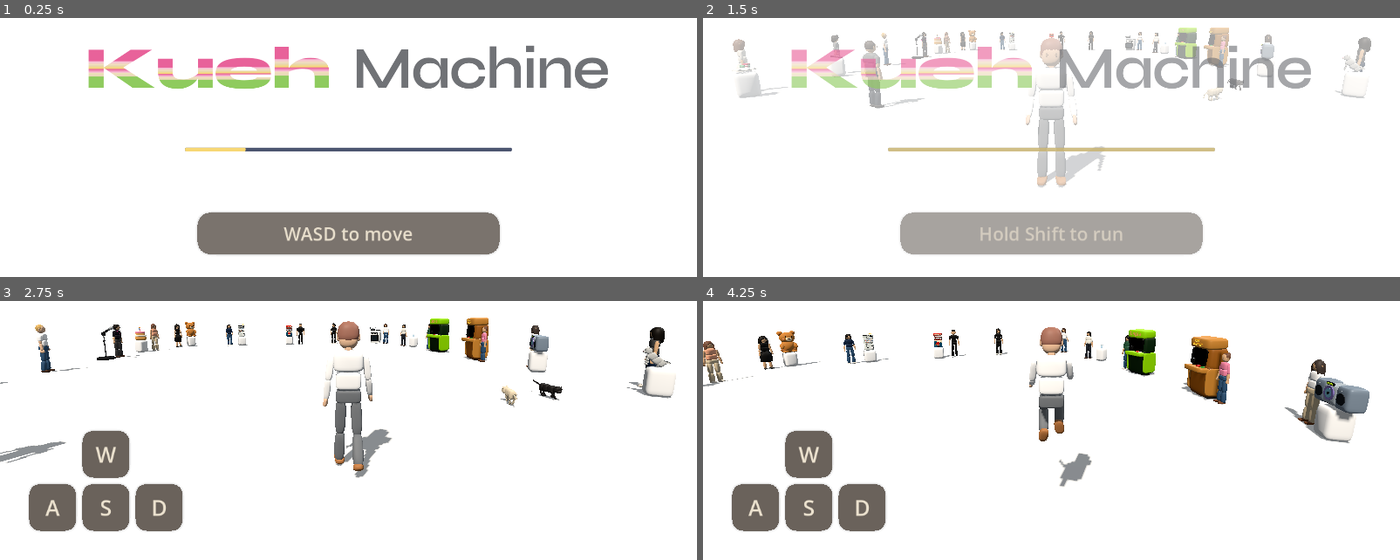
Above: before the commit, frames 1-4 (two rows, left to right).
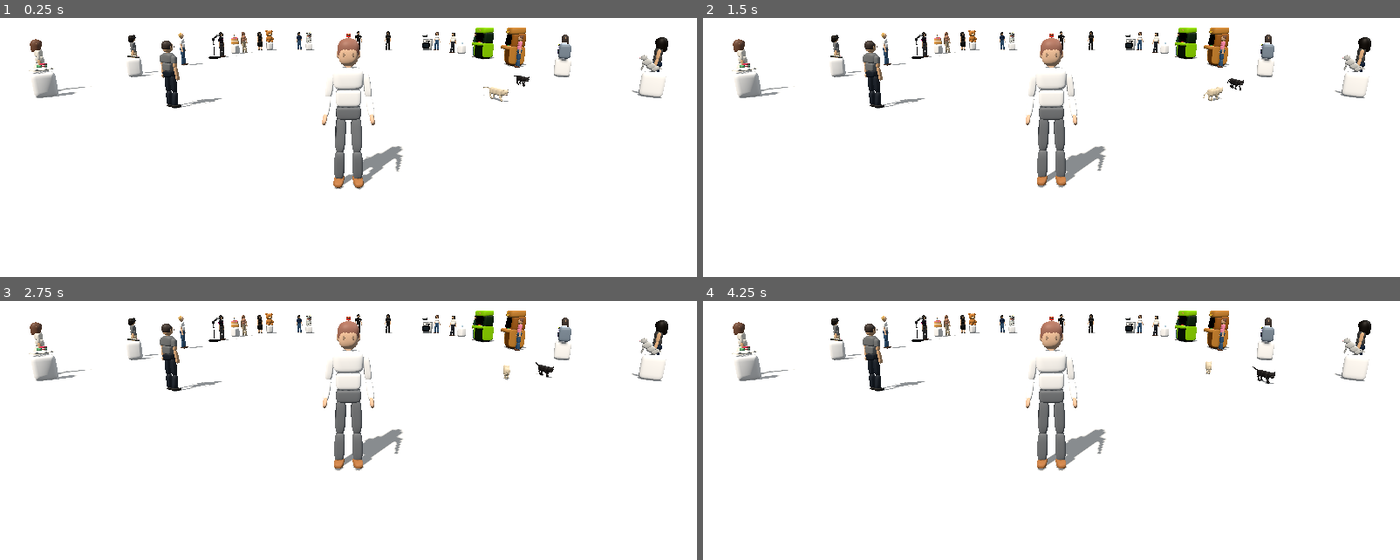
Above: after the commit, the same moments.

Repository: PizzaPocket/kueh-machine
Game: Godot game, scene res://main.tscn
The game is run twice, just before and just after one commit, with the same random seed, the same clock (stepped at 60 frames per second) and the same inputs.
Inputs (mouse positions are in pixels of both pictures, inside the frame that each line leads up to):
- Up to frame 1 (0.25 s): no input
- Up to frame 2 (1.5 s): tap Enter at 0.5 s; move the mouse to (1086, 80) at 0.52 s; hold F (interact) 0.53-1.28 s; hold W (move_forward) from 0.53 s (still down); click (1086, 80) at 0.67 s; tap Space (jump) at 0.77, 1.25 s; tap Shift (run) at 0.8, 1.35 s; move the mouse to (1016, 82) at 1.27 s; click (1016, 82) at 1.42 s
- Up to frame 3 (2.75 s): keep holding W (move_forward); tap Space (jump) at 1.52 s; tap F (interact) at 1.55 s; move the mouse to (362, 357) at 2.02 s; hold F (interact) from 2.03 s (still down); click (362, 357) at 2.17 s; tap Shift (run) at 2.3 s
- Up to frame 4 (4.25 s): keep holding W (move_forward); move the mouse to (1044, 370) at 2.77 s; release F (interact) at 2.78 s; tap Shift (run) at 2.85, 3.8 s; click (1044, 370) at 2.92 s; tap Space (jump) at 3.02, 3.77 s; tap F (interact) at 3.05 s; move the mouse to (1100, 368) at 3.52 s; hold F (interact) from 3.53 s (still down); click (1100, 368) at 3.67 s

The runs differ from the first frame. In frame 1, 18% of the frame differs, in the area x 4-96%, y 3-92%; in frame 2, 17%; in frame 3, 12%; in frame 4, 16%.
Error after the commit: Parse Error: Cannot infer the type of "pressed" variable because the value doesn't have a set type. (res://scripts/hub_ui.gd:200)

Commit message:
Recompile the Hub — picks up the /<slug>/ NPC link fix and other updates
Rebuild of machines/hub/'s web export (index.html/index.pck) against
the current godot/hub/ source, so the NPC link fix from the previous
commit (every _person() call now links "/<slug>/" instead of
"/machines/<slug>/") actually reaches the deployed game instead of
sitting unbuilt in source.

Also picks up unrelated script changes already in the working tree:
Mei Jun's wok raised further out of its mould (display_builder.gd —
was still reading as a filled/flat surface at the previous height),
and touch-drag look controls for mobile (hub_player.gd, alongside
hub_ui.gd/dialog_ui.gd's own touch-input work).

Co-Authored-By: Claude Sonnet 5 <noreply@anthropic.com>

Diff:
--- a/godot/hub/scripts/dialog_ui.gd
+++ b/godot/hub/scripts/dialog_ui.gd
@@ -14,6 +14,17 @@
 # 6.0, not the original 3.5 -- per direct correction, villager lines were
 # disappearing before there was time to actually read them.
 const AUTO_DISMISS_TIME := 6.0
+
+## Godot has no declarative CSS-style media query, but the equivalent is this
+## straightforward: check the viewport's own width at runtime (and again on
+## every resize/orientation change) and branch the layout on it. Below this
+## width the NPC line panel (anchored at 0.5, 0.90 -- centered, near the
+## bottom) and the response panel (anchored to the bottom-right corner) sit
+## close enough vertically, on a narrow/portrait viewport, to overlap; above
+## it there's enough spare width for both side by side as originally tuned.
+const MOBILE_BREAKPOINT_WIDTH := 700.0
+const NPC_PANEL_ANCHOR_V_DESKTOP := 0.90
+const NPC_PANEL_ANCHOR_V_MOBILE := 0.60
 
 var _panel: PanelContainer
 var _speaker_label: Label
@@ -37,6 +48,8 @@
 func _ready() -> void:
 	layer = 30
 	_build_ui()
+	get_viewport().size_changed.connect(_update_responsive_layout)
+	_update_responsive_layout()
 
 
 func _build_ui() -> void:
@@ -54,7 +67,10 @@
 	# clear of the center while still growing upward, safely, as its own
 	# content requires. Lowered another 15% of the viewport so speech sits in
 	# the intended lower-screen caption zone without altering its scale.
-	UIKit.anchor_to_edge(_panel, 0.5, 0.90, 0.0, 0.0)
+	# The vertical anchor itself is finalized by _update_responsive_layout()
+	# right after _build_ui() returns (see _ready()) -- this call just gives
+	# the panel a valid anchor/offset/grow setup before then.
+	UIKit.anchor_to_edge(_panel, 0.5, NPC_PANEL_ANCHOR_V_DESKTOP, 0.0, 0.0)
 	_panel.visible = false
 	add_child(_panel)
 
@@ -103,6 +119,17 @@
 	_response_list = VBoxContainer.new()
 	_response_list.add_theme_constant_override("separation", UITheme.SPACE_XS)
 	vbox.add_child(_response_list)
+
+
+## The actual "breakpoint": re-anchors just the NPC line panel's vertical
+## position based on the live viewport width, leaving its horizontal
+## centering and the response panel's own bottom-right anchor untouched in
+## both cases. Only the NPC panel needs to move -- it's the one anchored
+## into the same vertical band the response panel already occupies.
+func _update_responsive_layout() -> void:
+	var is_mobile := get_viewport().get_visible_rect().size.x < MOBILE_BREAKPOINT_WIDTH
+	var target_v := NPC_PANEL_ANCHOR_V_MOBILE if is_mobile else NPC_PANEL_ANCHOR_V_DESKTOP
+	UIKit.anchor_to_edge(_panel, 0.5, target_v, 0.0, 0.0)
 
 
 func _process(delta: float) -> void:
--- a/godot/hub/scripts/display_builder.gd
+++ b/godot/hub/scripts/display_builder.gd
@@ -858,13 +858,13 @@
 	wok.mesh = wok_mesh
 	wok.material_override = wok_material
 	wok.scale = Vector3(0.72, 0.30, 0.72)
-	wok.position = active_burner + Vector3(0, 0.25, 0)
+	wok.position = active_burner + Vector3(0, 0.39, 0)
 	wok.rotation.x = PI
 	root.add_child(wok)
 	var wok_rim_mesh := TorusMesh.new()
 	wok_rim_mesh.inner_radius = 0.335
 	wok_rim_mesh.outer_radius = 0.365
-	_mesh(root, wok_rim_mesh, steel, active_burner + Vector3(0, 0.25, 0), "WokRolledRim", 0.78, 0.28)
+	_mesh(root, wok_rim_mesh, steel, active_burner + Vector3(0, 0.39, 0), "WokRolledRim", 0.78, 0.28)
 	# Each side grip is a raised metal loop in the YZ plane. Its lower arc sinks
 	# into the rolled rim, producing two visible attachment points instead of a
 	# disconnected stick projecting from the bowl. Per direct correction: the
@@ -879,7 +879,7 @@
 		handle_mesh.outer_radius = 0.102
 		handle_mesh.rings = 20
 		handle_mesh.ring_segments = 10
-		var handle := _mesh(root, handle_mesh, steel, active_burner + Vector3(handle_side * 0.35, 0.31, 0), "WokLoopHandle", 0.76, 0.30)
+		var handle := _mesh(root, handle_mesh, steel, active_burner + Vector3(handle_side * 0.35, 0.45, 0), "WokLoopHandle", 0.76, 0.30)
 		# Base PI*0.5 stands the loop up into the YZ plane; the extra
 		# handle_side term (mirrored per side) then leans its top further
 		# outward, away from the wok's own center, rather than both loops
--- a/godot/hub/scripts/hub_player.gd
+++ b/godot/hub/scripts/hub_player.gd
@@ -105,6 +105,15 @@
 	if event is InputEventMouseMotion and Input.mouse_mode == Input.MOUSE_MODE_CAPTURED and not input_locked:
 		_yaw -= event.relative.x * MOUSE_SENSITIVITY
 		_pitch = clampf(_pitch - event.relative.y * MOUSE_SENSITIVITY, -0.85, 0.42)
+	# Touch has no pointer-lock/mouse_mode concept -- a drag reaches here at
+	# all only because hub_ui.gd's own _input() already consumed (and marked
+	# handled) any drag that started on one of the WASD touch buttons, so
+	# anything arriving here as unhandled genuinely started elsewhere on
+	# screen and is meant as a look gesture, same as mouse motion above.
+	if event is InputEventScreenDrag and not input_locked:
+		var drag := event as InputEventScreenDrag
+		_yaw -= drag.relative.x * MOUSE_SENSITIVITY
+		_pitch = clampf(_pitch - drag.relative.y * MOUSE_SENSITIVITY, -0.85, 0.42)
 	if event.is_action_pressed("interact") and not input_locked:
 		interact_requested.emit()
 
--- a/godot/hub/scripts/hub_ui.gd
+++ b/godot/hub/scripts/hub_ui.gd
@@ -14,6 +14,23 @@
 var _tip_index := 0
 var _tip_elapsed := 0.0
 var _loading_elapsed := 0.0
+# Doubles the WASD hint as real touch controls, per direct instruction: the
+# hint should only disappear on an actual keyboard press (see
+# _unhandled_input's own InputEventKey check below, left untouched), so a
+# touch/mouse user gets persistent on-screen movement buttons instead of
+# ever losing them. Maps each key Control to the movement action it drives.
+var _key_actions: Dictionary = {}
+# Which pointer (a real touch's own event.index, or MOUSE_TOUCH_INDEX for a
+# mouse button) currently "owns" which key Control -- lets a drag slide
+# between adjacent keys (e.g. W -> D for a diagonal) update the pressed
+# action instead of only ever supporting a single static tap.
+var _active_touches: Dictionary = {}
+const MOUSE_TOUCH_INDEX := -1
+# _prompt's own designed width on a normal desktop viewport; _update_prompt_
+# width() below never grows it past this, only shrinks it to fit a narrower
+# screen.
+const PROMPT_WIDTH_DESKTOP := 900.0
+const PROMPT_SIDE_MARGIN := 32.0
 var _tips := [
 	"WASD to move",
 	"Hold Shift to run",
@@ -27,6 +44,8 @@
 	_build_loading()
 	_build_prompt()
 	_build_movement_hint()
+	get_viewport().size_changed.connect(_update_prompt_width)
+	_update_prompt_width()
 
 func _process(delta: float) -> void:
 	if _loading.visible:
@@ -157,11 +176,44 @@
 	_prompt = UIKit.backed_readout("Talk (F)", UITheme.TEXT_PRIMARY, UITheme.FONT_BUTTON)
 	_prompt.name = "InteractionPrompt"
 	_prompt.theme = UITheme.get_theme()
-	_prompt.custom_minimum_size = Vector2(900, 0)
-	_prompt.mouse_filter = Control.MOUSE_FILTER_IGNORE
+	_prompt.custom_minimum_size = Vector2(PROMPT_WIDTH_DESKTOP, 0)
+	# backed_readout() is a plain (non-interactive by design -- it also backs
+	# passive HUD stat displays elsewhere) PanelContainer; STOP here plus the
+	# gui_input connection below is what turns THIS particular instance into
+	# a real tappable control, since a touch/mouse user has no physical F key
+	# to press instead.
+	_prompt.mouse_filter = Control.MOUSE_FILTER_STOP
+	_prompt.gui_input.connect(_on_prompt_gui_input)
 	UIKit.anchor_to_edge(_prompt, 0.5, 1.0, 0.0, UITheme.SPACE_XL * 2)
 	_prompt.visible = false
 	add_child(_prompt)
+
+## Fires the same "interact" action a physical F key press would, via a real
+## InputEventAction parsed through the normal input pipeline -- hub_player.gd
+## and dialog_ui.gd both key off event.is_action_pressed("interact") in their
+## own _unhandled_input, an event-driven check that Input.action_press()
+## alone does NOT satisfy (that only updates polling state like
+## is_action_pressed(), the mechanism the WASD movement buttons above rely
+## on instead -- interact needs the actual event).
+func _on_prompt_gui_input(event: InputEvent) -> void:
+	var pressed := (
+		(event is InputEventMouseButton and event.pressed and event.button_index == MOUSE_BUTTON_LEFT)
+		or (event is InputEventScreenTouch and event.pressed)
+	)
+	if not pressed:
+		return
+	var action_event := InputEventAction.new()
+	action_event.action = "interact"
+	action_event.pressed = true
+	Input.parse_input_event(action_event)
+	get_viewport().set_input_as_handled()
+
+## _prompt's width never grows past PROMPT_WIDTH_DESKTOP, only shrinks to
+## fit a viewport narrower than that (plus side margins) -- so it's already
+## the right width on a normal desktop window and never overflows a phone's.
+func _update_prompt_width() -> void:
+	var viewport_width := get_viewport().get_visible_rect().size.x
+	_prompt.custom_minimum_size.x = minf(PROMPT_WIDTH_DESKTOP, viewport_width - PROMPT_SIDE_MARGIN * 2.0)
 
 func _build_movement_hint() -> void:
 	_movement_hint = VBoxContainer.new()
@@ -175,23 +227,34 @@
 
 	# A full three-key row establishes the alignment width; CenterContainer
 	# then places W directly over S, matching the physical keyboard cluster.
+	# top_row/bottom_row themselves stay MOUSE_FILTER_IGNORE (pure layout
+	# boxes) -- only the individual key panels need to receive input.
 	var top_row := CenterContainer.new()
 	top_row.custom_minimum_size.x = 254
 	top_row.mouse_filter = Control.MOUSE_FILTER_IGNORE
-	top_row.add_child(_movement_key("W"))
+	top_row.add_child(_movement_key("W", "move_forward"))
 	_movement_hint.add_child(top_row)
 
 	var bottom_row := HBoxContainer.new()
 	bottom_row.add_theme_constant_override("separation", 10)
 	bottom_row.mouse_filter = Control.MOUSE_FILTER_IGNORE
-	for letter in ["A", "S", "D"]:
-		bottom_row.add_child(_movement_key(letter))
+	bottom_row.add_child(_movement_key("A", "move_left"))
+	bottom_row.add_child(_movement_key("S", "move_back"))
+	bottom_row.add_child(_movement_key("D", "move_right"))
 	_movement_hint.add_child(bottom_row)
 
-func _movement_key(letter: String) -> PanelContainer:
+func _movement_key(letter: String, action: String) -> PanelContainer:
 	var key := PanelContainer.new()
 	key.custom_minimum_size = Vector2(78, 78)
-	key.mouse_filter = Control.MOUSE_FILTER_IGNORE
+	# STOP (not the surrounding rows' IGNORE) so this panel's own
+	# get_global_rect() is a meaningful hit-test target in _input() below --
+	# the actual press/release is driven from there, not a gui_input signal,
+	# since a Control's own input only ever tracks one pointer at a time
+	# (touch is emulated through a single synthetic mouse), which would
+	# silently drop a second simultaneous finger on a different key (e.g.
+	# forward+strafe held together for a diagonal).
+	key.mouse_filter = Control.MOUSE_FILTER_STOP
+	_key_actions[key] = action
 	var style := SuperellipseStyleBox.new()
 	style.bg_color = Color(0.16, 0.11, 0.07, 0.64)
 	style.corner_radius = 78
@@ -210,6 +273,76 @@
 	key.add_child(label)
 	return key
 
+## Real per-finger hit-testing against the WASD panels, in _input() (not a
+## gui_input signal) so a second simultaneous touch on a different key is
+## never silently swallowed -- see _movement_key()'s own comment on why a
+## Control's single-pointer mouse emulation isn't enough here. Runs ahead of
+## hub_player.gd's own _unhandled_input, and explicitly marks only the
+## events that actually land on a key as handled, so a drag starting
+## anywhere else on screen still reaches hub_player.gd for camera look.
+func _input(event: InputEvent) -> void:
+	if not _movement_hint.visible or _movement_hint_dismissing:
+		return
+	if event is InputEventScreenTouch:
+		var touch := event as InputEventScreenTouch
+		if touch.pressed:
+			var key := _key_at_position(touch.position)
+			if key != null:
+				_press_touch(touch.index, key)
+				get_viewport().set_input_as_handled()
+		elif _active_touches.has(touch.index):
+			_release_touch(touch.index)
+			get_viewport().set_input_as_handled()
+	elif event is InputEventScreenDrag:
+		var drag := event as InputEventScreenDrag
+		if _active_touches.has(drag.index):
+			_update_touch(drag.index, drag.position)
+			get_viewport().set_input_as_handled()
+	elif event is InputEventMouseButton:
+		var mouse_button := event as InputEventMouseButton
+		if mouse_button.button_index == MOUSE_BUTTON_LEFT:
+			if mouse_button.pressed:
+				var key := _key_at_position(mouse_button.position)
+				if key != null:
+					_press_touch(MOUSE_TOUCH_INDEX, key)
+					get_viewport().set_input_as_handled()
+			elif _active_touches.has(MOUSE_TOUCH_INDEX):
+				_release_touch(MOUSE_TOUCH_INDEX)
+				get_viewport().set_input_as_handled()
+	elif event is InputEventMouseMotion and _active_touches.has(MOUSE_TOUCH_INDEX):
+		_update_touch(MOUSE_TOUCH_INDEX, (event as InputEventMouseMotion).position)
+		get_viewport().set_input_as_handled()
+
+func _key_at_position(pos: Vector2) -> Control:
+	for key in _key_actions:
+		if (key as Control).get_global_rect().has_point(pos):
+			return key
+	return null
+
+func _press_touch(index: int, key: Control) -> void:
+	Input.action_press(_key_actions[key])
+	_active_touches[index] = key
+
+func _release_touch(index: int) -> void:
+	var key: Control = _active_touches[index]
+	Input.action_release(_key_actions[key])
+	_active_touches.erase(index)
+
+## A drag sliding from one key onto an adjacent one (e.g. W -> D for a
+## diagonal) swaps which action is held; sliding off all keys just releases
+## and stops tracking that pointer (per _key_at_position's own doc, it does
+## not resume if the same finger drags back onto a key afterward).
+func _update_touch(index: int, pos: Vector2) -> void:
+	var current: Control = _active_touches[index]
+	if (current as Control).get_global_rect().has_point(pos):
+		return
+	Input.action_release(_key_actions[current])
+	var next := _key_at_position(pos)
+	if next != null:
+		_press_touch(index, next)
+	else:
+		_active_touches.erase(index)
+
 func _unhandled_input(event: InputEvent) -> void:
 	if not _movement_hint.visible or _movement_hint_dismissing:
 		return
@@ -218,6 +351,13 @@
 		var movement_keys := [KEY_W, KEY_A, KEY_S, KEY_D]
 		if key_event.keycode in movement_keys or key_event.physical_keycode in movement_keys:
 			_movement_hint_dismissing = true
+			# A finger/mouse button already held down on a key when the keyboard
+			# dismisses the hint would otherwise never get its release event
+			# processed (once dismissed, _input() above ignores everything) and
+			# leave that movement action stuck pressed forever.
+			for index in _active_touches.keys():
+				Input.action_release(_key_actions[_active_touches[index]])
+			_active_touches.clear()
 			var fade := create_tween()
 			fade.set_trans(Tween.TRANS_QUAD)
 			fade.set_ease(Tween.EASE_OUT)
Not shown, changed: machines/hub/index.html
Not shown, changed: machines/hub/index.pck
